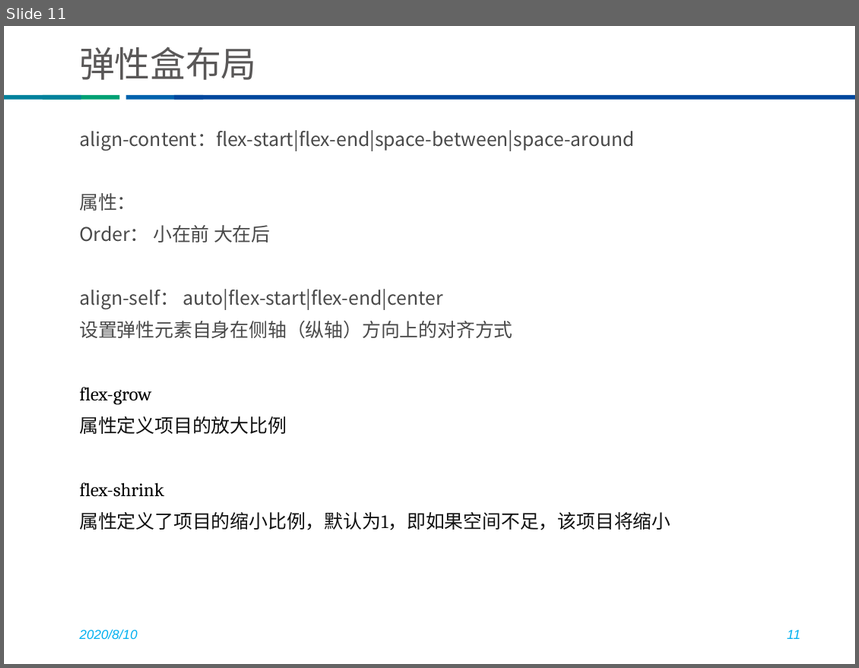
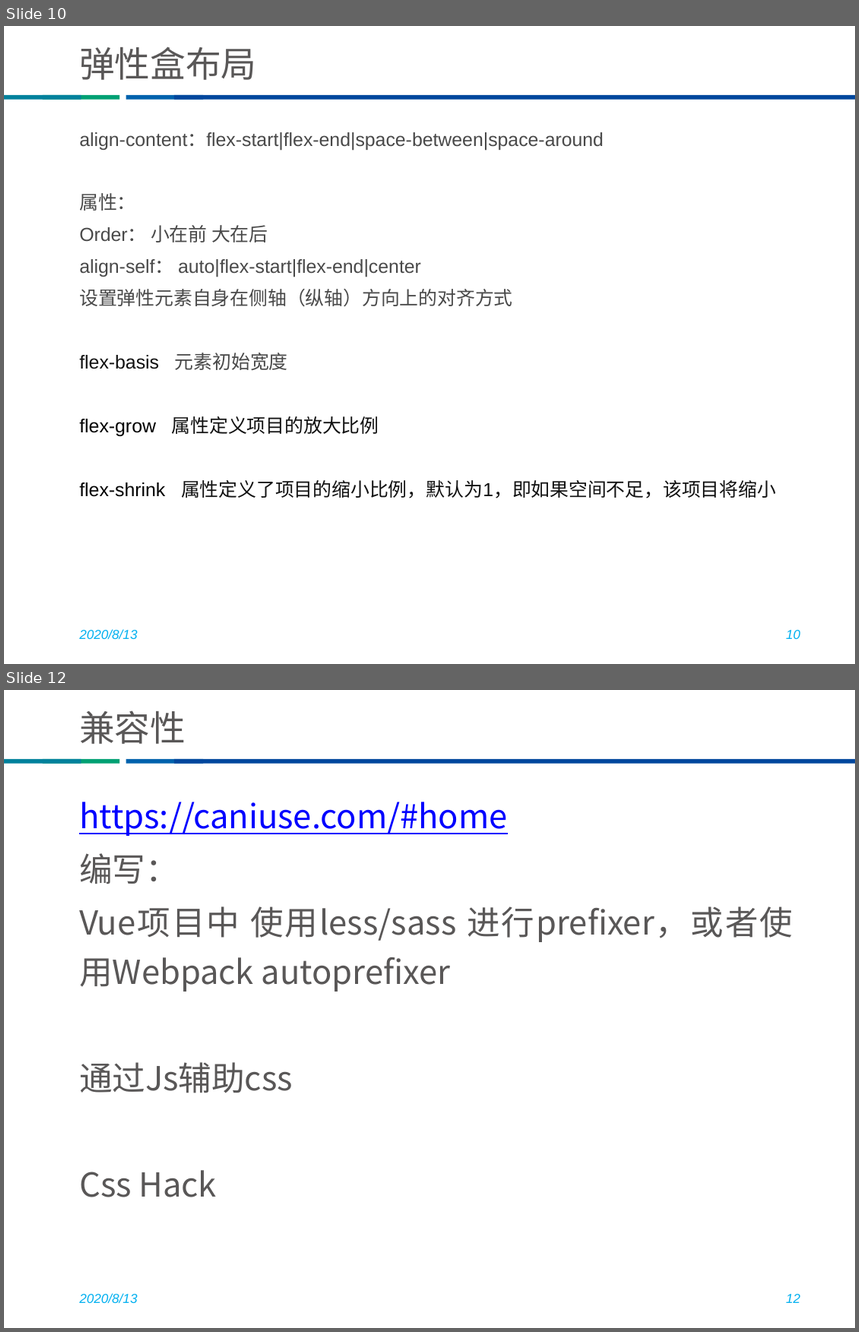
Before and after one commit to he8hepeng/thunisoftCli3, a slide deck: css教案（修改版）.pptx. Shown one above the other, each under a label of ours: slide 11 before the commit, slides 10 and 12 after it; the slides between them are not shown. The pictures are 859x668 and 859x1332 pixels, drawn with LibreOffice and Linux fonts; fonts in the diff are those of the drawing; background and template pictures are left out. Boxes give left, top, right and bottom in pixels: in the first picture for what was removed or moved away, otherwise in the second. Text is boxed around its words. In the diff, an @@ line names an element or a change of style, - is before the commit and + after.

```diff
--- a/css教案（修改版）.pptx
+++ b/css教案（修改版）.pptx
@@ slide 12 added at (4,690,855,1328), background #FFFFFF; not listed: 4 template elements that a slide beside it also shows @@
@@ title added at (79,711,186,744), 30 pt, text #595757 @@
+兼容性
@@ text added at (79,802,793,1198), 28 pt, text #595757 @@
+https://caniuse.com/#home
+编写：
+Vue项目中 使用less/sass 进行prefixer，或者使用Webpack autoprefixer
+通过Js辅助css
+Css Hack
@@ text added at (79,1293,137,1303), 11 pt, text #00B0F0, italic @@
+2020/8/13
@@ page number added at (786,1294,800,1303), 11 pt, text #00B0F0, italic @@
+12
@@ what was slide 11 is now slide 10 @@
@@ slide 10 changed as well @@
@@ text at (79,132,604,306): font Noto Sans CJK SC to Arial in "align-content：flex-start|flex-end|space-between|space-around", "属性：", "Order： 小在前 大在后", "align-self： auto|flex-start|flex-end|center" and 1 more places @@
@@ text at (79,353,776,499): text changed; font Cambria to Arial @@
-flex-grow
-属性定义项目的放大比例
-flex-shrink
-属性定义了项目的缩小比例，默认为1，即如果空间不足，该项目将缩小
+flex-basis 元素初始宽度
+flex-grow 属性定义项目的放大比例
+flex-shrink 属性定义了项目的缩小比例，默认为1，即如果空间不足，该项目将缩小
@@ text at (79,629,137,639): text changed @@
-2020/8/10
+2020/8/13
@@ page number at (786,630,800,639): text changed @@
-11
+10
```
Also in this commit, not shown: 10 other slides changed, 3 other slides added, 1 slide removed, 1 other file.
